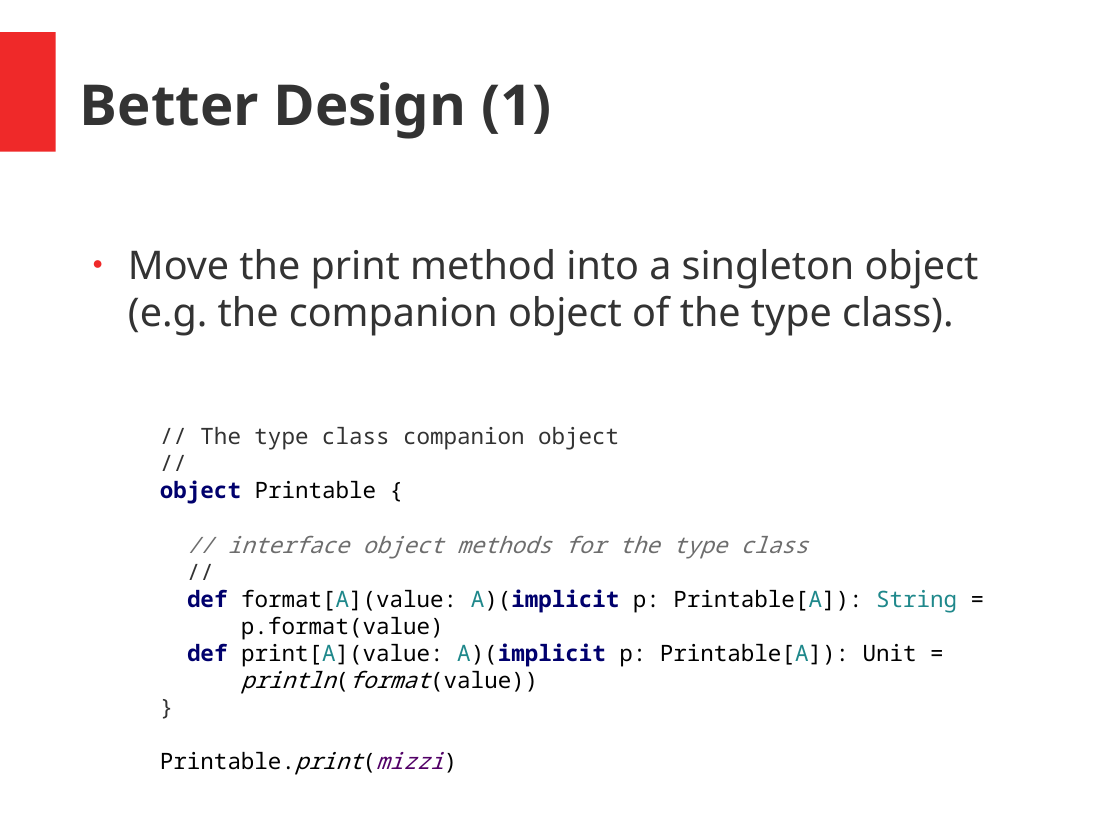
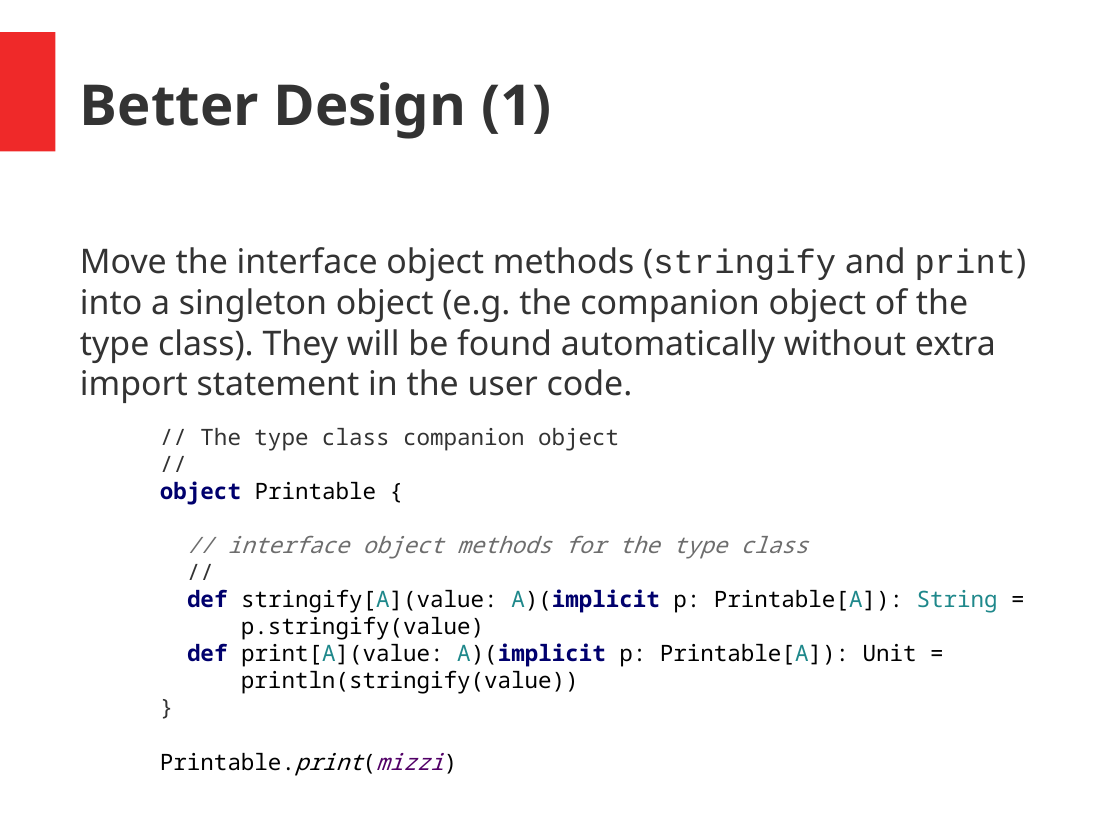
Before and after one commit to hermannhueck/typeclasses, a slide deck: slide 18 of Slides/TypeClasses.pptx (slide 17 before the commit). Drawn at 1120x840 pixels with LibreOffice and Linux fonts; fonts in the diff are those of the drawing. Boxes give left, top, right and bottom in pixels: in the first picture for what was removed or moved away, otherwise in the second. Text is boxed around its words. In the diff, an @@ line names an element or a change of style, - is before the commit and + after.

```diff
--- a/Slides/TypeClasses.pptx
+++ b/Slides/TypeClasses.pptx
@@ text at bbox=[80, 247, 1027, 403]: text changed; size 28 to 24 pt @@
-● Move the print method into a singleton object (e.g. the companion object of the type class).
+Move the interface object methods (stringify and print) into a singleton object (e.g. the companion object of the type class). They will be found automatically without extra import statement in the user code.
@@ text at bbox=[187, 589, 998, 640]: text changed @@
-def format[A](value: A)(implicit p: Printable[A]): String =
-p.format(value)
+def stringify[A](value: A)(implicit p: Printable[A]): String =
+p.stringify(value)
@@ text at bbox=[241, 670, 579, 694]: text changed; italic off @@
-println(format(value))
+println(stringify(value))
```
Also in this commit, not shown: 19 other slides changed, 8 slides added, 1 other file.
